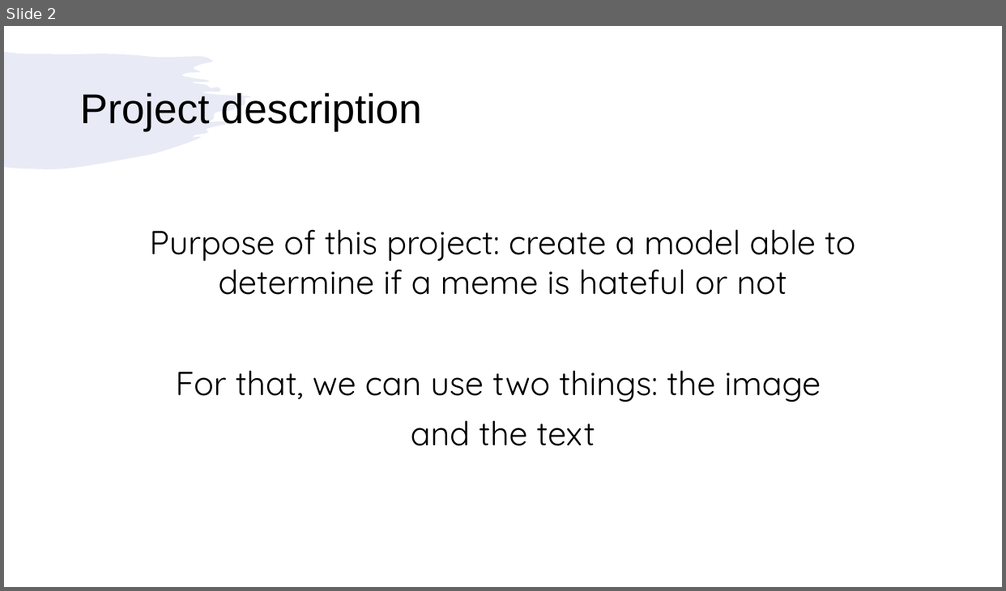
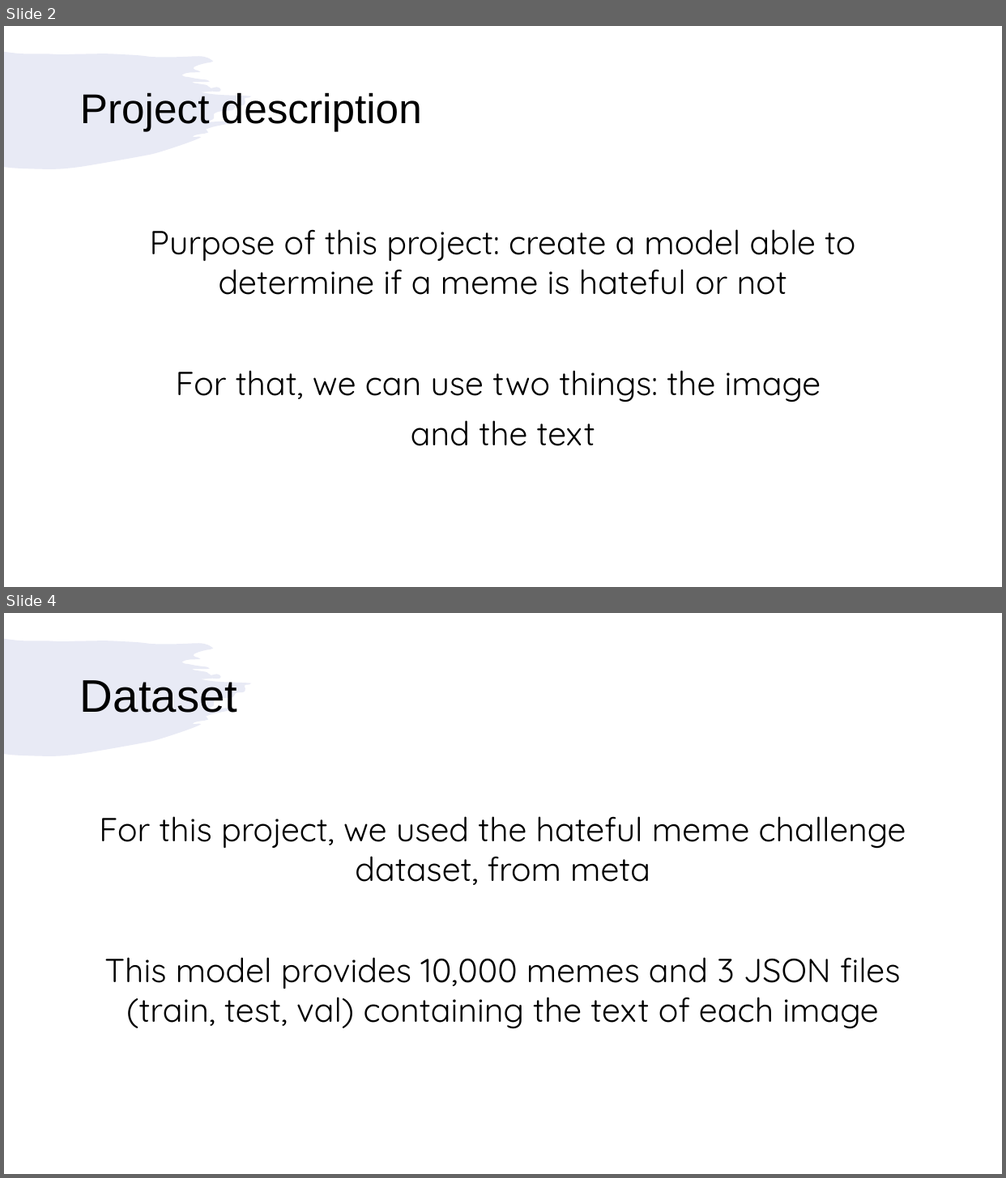
Before and after one commit to maxcap12/hateful_meme_detection, a slide deck: presentation.pptx. Shown one above the other, each under a label of ours: slide 2 before the commit, slides 2 and 4 after it; the slides between them are not shown. The pictures are 1006x591 and 1006x1178 pixels, drawn with LibreOffice and Linux fonts; fonts in the diff are those of the drawing. Boxes give left, top, right and bottom in pixels: in the first picture for what was removed or moved away, otherwise in the second. Text is boxed around its words. In the diff, an @@ line names an element or a change of style, - is before the commit and + after.

```diff
--- a/presentation.pptx
+++ b/presentation.pptx
@@ slide 4 added at (x1=4, y1=613, x2=1002, y2=1174), background #FFFFFF; not listed: 1 template element that a slide beside it also shows @@
@@ title added at (x1=80, y1=680, x2=237, y2=713), 44 pt, text #000000 @@
+Dataset
@@ text added at (x1=99, y1=816, x2=906, y2=1029), 32 pt, text #000000 @@
+For this project, we used the hateful meme challenge dataset, from meta
+This model provides 10,000 memes and 3 JSON files (train, test, val) containing the text of each image
```
Also in this commit, not shown: 2 slides changed, 6 other slides added, 1 slide removed, 1 other file.
